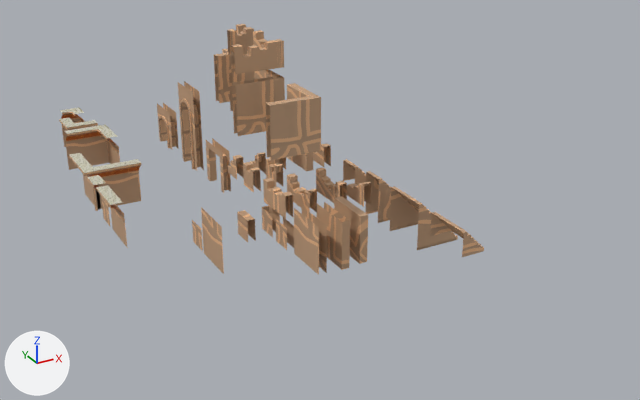
Renders of the FBX model Assets/Art/Environment/Modules/Models/ModularPacks/Walls.fbx from each side of a commit.
Rendered twice from a 50 mm lens placed at (-13.2, -14.7, 16.3), pointed at (3.3, 15.2, 1.3). Arrows for +X, +Y and +Z are at lower left; the lights stay in place. The first picture is the older version.

In view in the first picture: 'BrokenPart_Big_Closed_Horizontal.006', 'ClosedWall.004', 'Door.001', 'Door.002', 'OpenWall2x2', 'OpenWall2x2.001', 'OpenWall2x2.002', 'OpenWall2x2.003', 'OpenWall2x2.004', 'OpenWall2x2.007', 'OpenWall2x2.011', 'OpenWall2x2.014', 'StairsBig', 'StairsBigHalf' and 24 more.
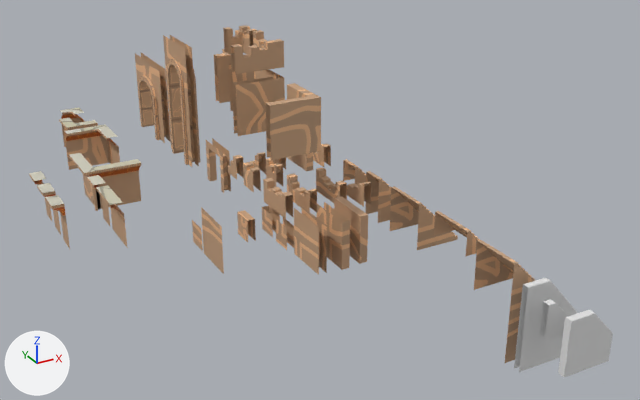
Where the newer file only moved an object's origin or applied its transform, the numbers keep the older frame.

Edits to the bpy script that builds the scene:
```text
Change me_mesh_034:
    remove me_mesh_034.from_pydata(...)  # 100 vertices, 81 faces; spans x -0.649..0.351, y -0.354..0.646, z -0.551..0.449
    add me_mesh_034.from_pydata(...)  # 100 vertices, 81 faces; spans x -0.667..0.333, y 0.0..1.0, z -1.0..0.0
    me_mesh_034 part 3: the whole mesh is turned 90 degrees about the z axis through its middle, then moved by (-0.018, 0.354, -0.449)
Change me_mesh_027:
    remove me_mesh_027.from_pydata(...)  # 208 vertices, 175 faces; spans x -0.26..0.26, y -1.0..1.0, z -1.08..0.92
    add me_mesh_027.from_pydata(...)  # 172 vertices, 141 faces; spans x -0.53..0.2, y -2.0..2.0, z -2.94..1.06
    me_mesh_027 part 1: 208 vertices removed from x -0.26..0.26, y -1.0..1.0, z -1.08..0.92; 172 vertices added at x -0.53..0.2, y -2.0..2.0, z -2.94..1.06
Change me_mesh_005:
    remove me_mesh_005.from_pydata(...)  # 268 vertices, 229 faces; spans x -0.27..0.27, y -1.0..1.0, z -2.12..1.88
    add me_mesh_005.from_pydata(...)  # 220 vertices, 183 faces; spans x -0.13..0.63, y -3.0..0.0, z 0.0..6.0
    me_mesh_005 part 2: 268 vertices removed from x -0.27..0.27, y -1.0..1.0, z -2.12..1.88; 220 vertices added at x -0.13..0.63, y -3.0..0.0, z 0.0..6.0
Change ob_closedwall_004:
    ob_closedwall_004.location: (0.97, 17.44, 7.96) -> (0.99, 16.79, 8.41)
Change ob_door_002:
    ob_door_002.location: (1.16, 27.98, 1.2) -> (1.32, 30.16, 3.06)
Change ob_door_001:
    ob_door_001.location: (1.16, 24.48, 2.28) -> (0.99, 27.15, 0.12)
Change ob_stairsbighalf:
    ob_stairsbighalf.location: (5.79, 9.11, 1.84) -> (5.96, 9.11, 1.84)
Add ob_cube_012:
    ob_cube_012 = bpy.data.objects.new('Cube.012', me_cube)  # 28 vertices, 22 faces; spans x -2.0..0.0, y -0.28..0.0, z 0.0..2.14
    ob_cube_012.location = (7.45, 2.94, -0.64)
Add ob_openwall2x2_015:
    ob_openwall2x2_015 = bpy.data.objects.new('OpenWall2x2.015', me_mesh_019)  # 49 vertices, 36 faces; spans x -2.0..0.0, y 0.0, z 0.0..2.0; in mat_brickwall (picture img_bricks_basecolor_png)
    ob_openwall2x2_015.location = (7.45, 5.5, -1.77)
Add ob_openwall1x1_005:
    ob_openwall1x1_005 = bpy.data.objects.new('OpenWall1x1.005', me_mesh_031)  # 74 vertices, 57 faces; spans x -0.38..0.12, y -0.5..0.5, z -1.25..0.75; in mat_brickwall (picture img_bricks_basecolor_png), mat_trimsheet (picture img_egypttrimsheet_basecolor_png), mat_floor1 (picture img_bandages_basecolor_png)
    ob_openwall1x1_005.location = (-6.8, 21.2, 1.53)
Add ob_openwall1x1_006:
    ob_openwall1x1_006 = bpy.data.objects.new('OpenWall1x1.006', me_mesh_033)  # 74 vertices, 57 faces; spans x -0.38..0.12, y -0.5..0.5, z -1.25..0.75; in mat_brickwall (picture img_bricks_basecolor_png), mat_trimsheet (picture img_egypttrimsheet_basecolor_png), mat_floor1 (picture img_bandages_basecolor_png)
    ob_openwall1x1_006.location = (-6.8, 18.29, 1.53)
Add ob_stairsbig_001:
    ob_stairsbig_001 = bpy.data.objects.new('StairsBig.001', me_mesh_017)  # 331 vertices, 300 faces; spans x -0.92..1.08, y -1.0..1.0, z -0.92..1.08; in mat_brickwall (picture img_bricks_basecolor_png)
    ob_stairsbig_001.location = (6.37, 6.5, 1.15)
Add ob_cube_014:
    ob_cube_014 = bpy.data.objects.new('Cube.014', me_cube_017)  # 38 vertices, 30 faces; spans x -1.99..1.99, y 0.0..0.26, z -2.26..1.13
    ob_cube_014.location = (7.45, 4.74, 0.57)
Add ob_cube_013:
    ob_cube_013 = bpy.data.objects.new('Cube.013', me_cube_007)  # 20 vertices, 13 faces; spans x -0.66..0.96, y -0.14..0.14, z -0.66..0.74
    ob_cube_013.location = (6.11, 3.85, 0.8)
Add ob_openwall1x1_007:
    ob_openwall1x1_007 = bpy.data.objects.new('OpenWall1x1.007', me_mesh_035)  # 84 vertices, 69 faces; spans x -0.38..0.12, y -0.5..0.5, z -1.25..0.75; in mat_brickwall (picture img_bricks_basecolor_png), mat_trimsheet (picture img_egypttrimsheet_basecolor_png), mat_floor1 (picture img_bandages_basecolor_png)
    ob_openwall1x1_007.location = (-6.8, 19.72, 1.53)
```

Where the change shows, as pixel boxes [x1, y1, x2, y2] in the pictures (640 x 400 px):
'Door.001', reshaped, moved (41% wider, 48% taller): before [178, 81, 204, 170]; after [163, 35, 200, 167]
'Cube.014', added: after [514, 278, 577, 372]
'Cube.012', added: after [558, 310, 613, 377]
'Door.002', reshaped, moved (61% wider, 94% taller): before [157, 103, 179, 149]; after [135, 53, 171, 143]
'StairsBig.001', added (brown): after [474, 240, 536, 315]
'StairsBigHalf', moved: before [430, 212, 484, 257]; after [434, 211, 480, 256]
'Cube.013', added: after [539, 299, 569, 342]
'ClosedWall.004', moved, turned: before [227, 24, 254, 55]; after [223, 25, 257, 54]
'OpenWall2x2.015', added (brown): after [505, 312, 520, 363]
'OpenWall1x1.006', added: after [45, 195, 70, 249]
'OpenWall1x1.007', added: after [37, 183, 61, 235]
'OpenWall1x1.005', added: after [29, 171, 52, 221]
